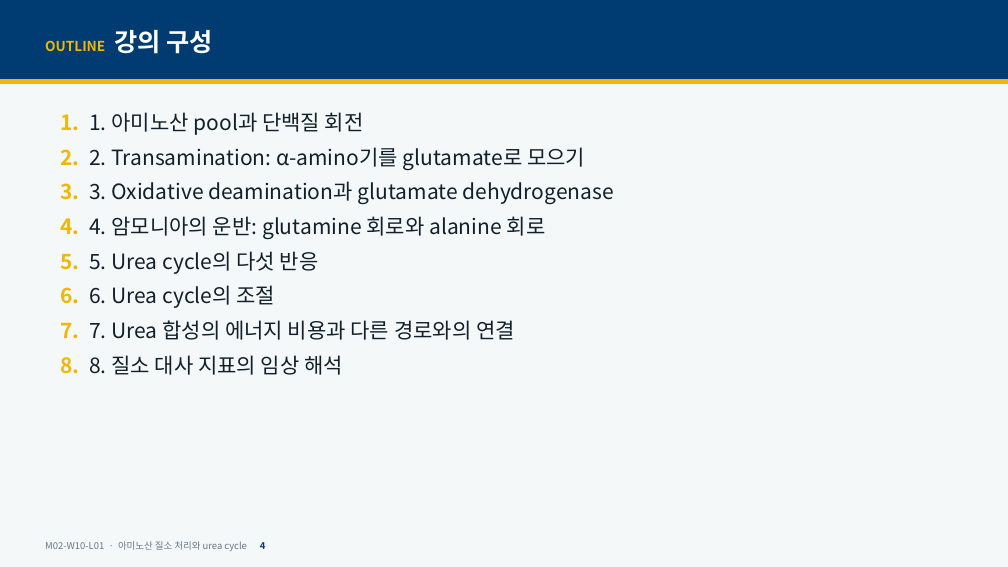
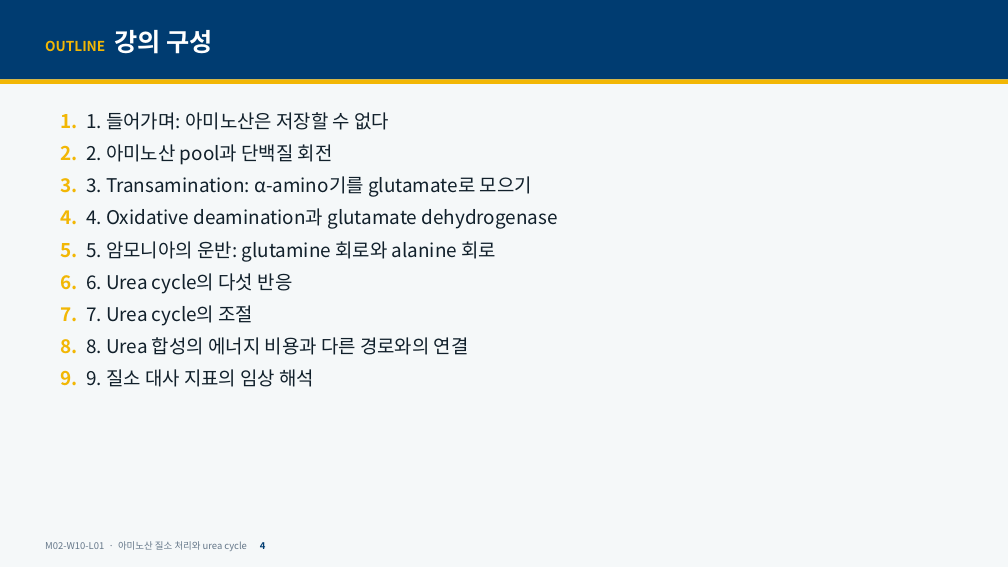
Before and after one commit to hoperiasd2/hoperiasd2.github.io, a slide deck: slide 4 of curriculum/M02/W10/L01/slides.pptx. Drawn at 1008x567 pixels with LibreOffice and Linux fonts; fonts in the diff are those of the drawing. Boxes give left, top, right and bottom in pixels: in the first picture for what was removed or moved away, otherwise in the second. Text is boxed around its words. In the diff, an @@ line names an element or a change of style, - is before the commit and + after.

```diff
--- a/curriculum/M02/W10/L01/slides.pptx
+++ b/curriculum/M02/W10/L01/slides.pptx
@@ text at (60,112,558,387): text changed; size 20 to 18 pt @@
-1. 1. 아미노산 pool과 단백질 회전
-2. 2. Transamination: α-amino기를 glutamate로 모으기
-3. 3. Oxidative deamination과 glutamate dehydrogenase
-4. 4. 암모니아의 운반: glutamine 회로와 alanine 회로
-5. 5. Urea cycle의 다섯 반응
-6. 6. Urea cycle의 조절
-7. 7. Urea 합성의 에너지 비용과 다른 경로와의 연결
-8. 8. 질소 대사 지표의 임상 해석
+1. 1. 들어가며: 아미노산은 저장할 수 없다
+2. 2. 아미노산 pool과 단백질 회전
+3. 3. Transamination: α-amino기를 glutamate로 모으기
+4. 4. Oxidative deamination과 glutamate dehydrogenase
+5. 5. 암모니아의 운반: glutamine 회로와 alanine 회로
+6. 6. Urea cycle의 다섯 반응
+7. 7. Urea cycle의 조절
+8. 8. Urea 합성의 에너지 비용과 다른 경로와의 연결
+9. 9. 질소 대사 지표의 임상 해석
```
Also in this commit, not shown: 39 other slides changed, 3 slides added, 13 other files.
